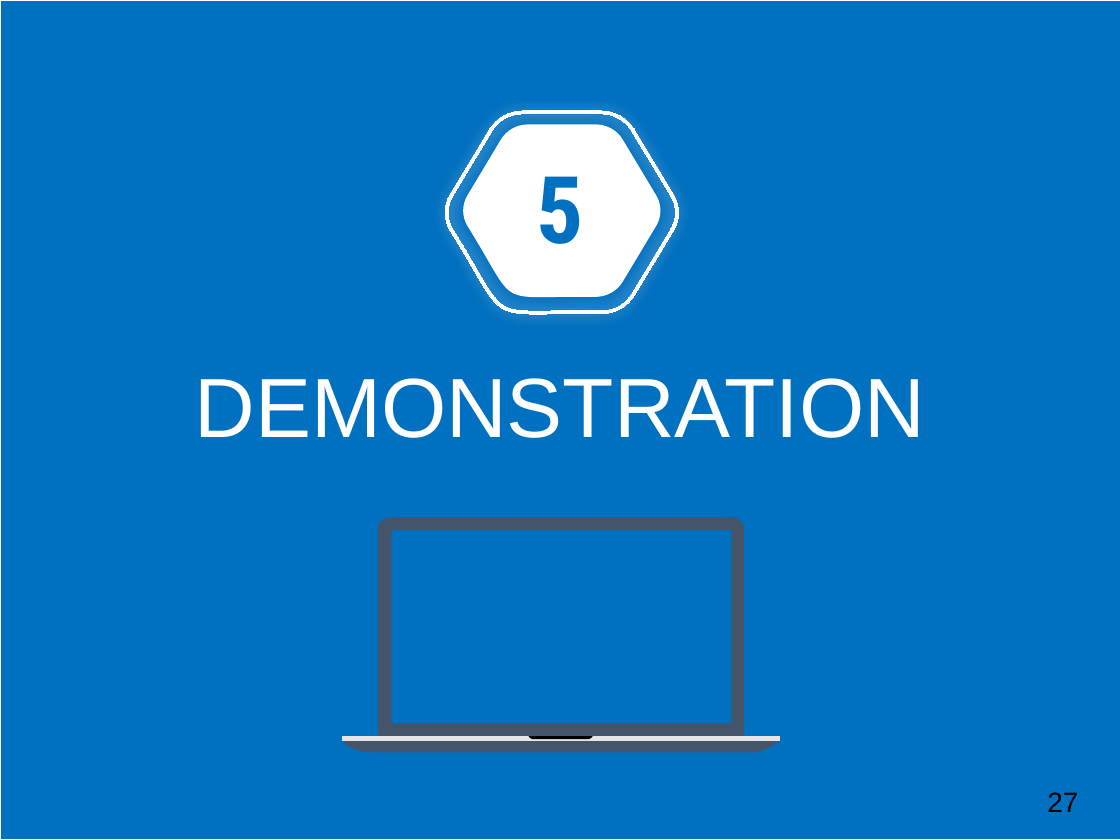
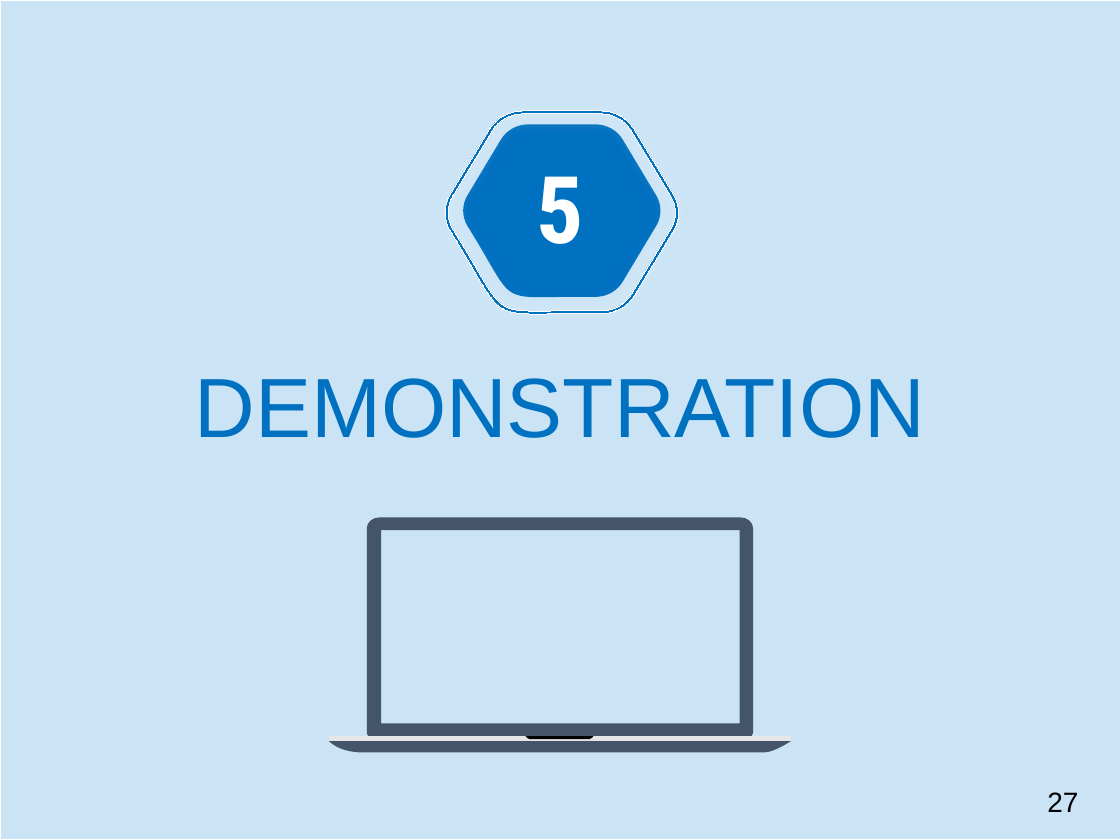
Before and after one commit to Ravit27-N/report-year-5, a slide deck: slide 27 of Slide year5/Hun Ravit slide present.pptx. Drawn at 1120x840 pixels with LibreOffice and Linux fonts; fonts in the diff are those of the drawing; background and template pictures are left out. Boxes give left, top, right and bottom in pixels: in the first picture for what was removed or moved away, otherwise in the second. Text is boxed around its words. In the diff, an @@ line names an element or a change of style, - is before the commit and + after.

```diff
--- a/Slide year5/Hun Ravit slide present.pptx
+++ b/Slide year5/Hun Ravit slide present.pptx
@@ rectangle at <box>0,0,1120,840</box>: fill #0070C0 to #CAE4F6 @@
@@ freeform shape at <box>444,111,680,314</box>: fill #FFFFFF to #0070C0 @@
@@ text "5" at <box>536,176,583,244</box>: text colour #0070C0 to #FFFFFF @@
@@ freeform shape at <box>461,124,662,297</box>: fill #FFFFFF to #0070C0 @@
@@ title "DEMONSTRATION" at <box>194,378,925,438</box>: text colour #FFFFFF to #0070C0 @@
@@ freeform shape: place and size @@
-freeform shape at <box>377,517,744,737</box>
+freeform shape at <box>366,517,753,737</box>
@@ freeform shape: place and size @@
-freeform shape at <box>342,741,780,753</box>
+freeform shape at <box>329,741,791,753</box>
@@ freeform shape: place and size @@
-freeform shape at <box>342,736,780,740</box>
+freeform shape at <box>329,736,791,740</box>
@@ freeform shape: place and size @@
-freeform shape at <box>529,736,592,739</box>
+freeform shape at <box>525,736,592,739</box>
```
Also in this commit, not shown: 11 other slides changed.
